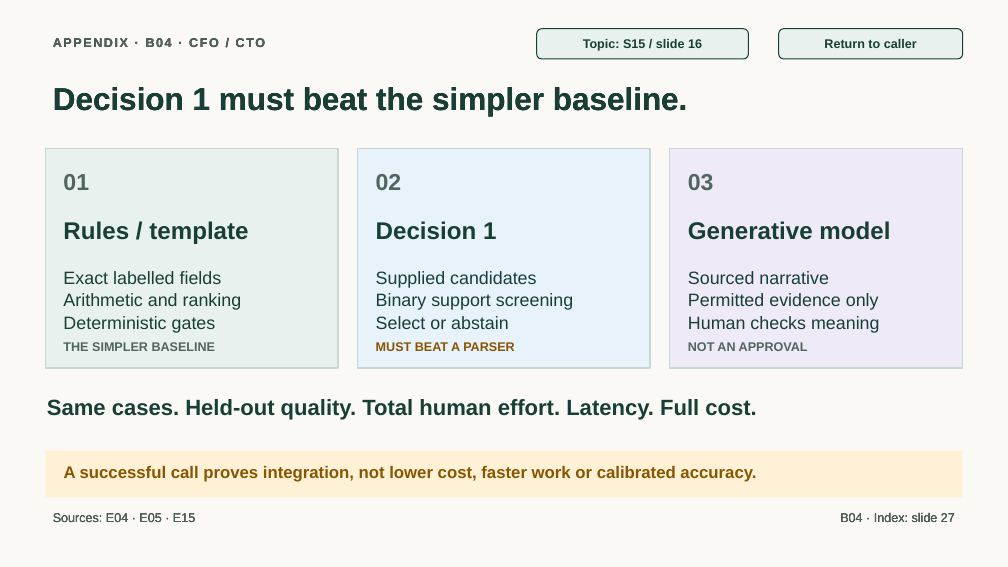
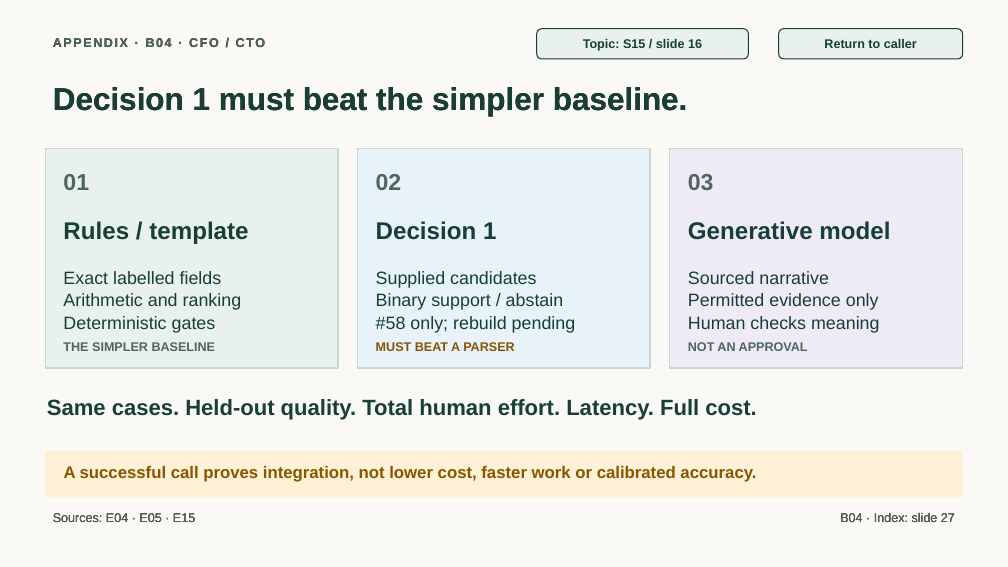
Before and after one commit to jmservera/ama, a slide deck: slide 31 of docs/capstone/deck/zava-forward-cowork-v2-draft.pptx. Drawn at 1008x567 pixels with LibreOffice and Linux fonts; fonts in the diff are those of the drawing. Boxes give left, top, right and bottom in pixels: in the first picture for what was removed or moved away, otherwise in the second. Text is boxed around its words. In the diff, an @@ line names an element or a change of style, - is before the commit and + after.

```diff
--- a/docs/capstone/deck/zava-forward-cowork-v2-draft.pptx
+++ b/docs/capstone/deck/zava-forward-cowork-v2-draft.pptx
@@ text at box(376, 293, 576, 333): text changed @@
-Binary support screening
-Select or abstain
+Binary support / abstain
+#58 only; rebuild pending
```
Also in this commit, not shown: 10 other slides changed, 15 other files.
